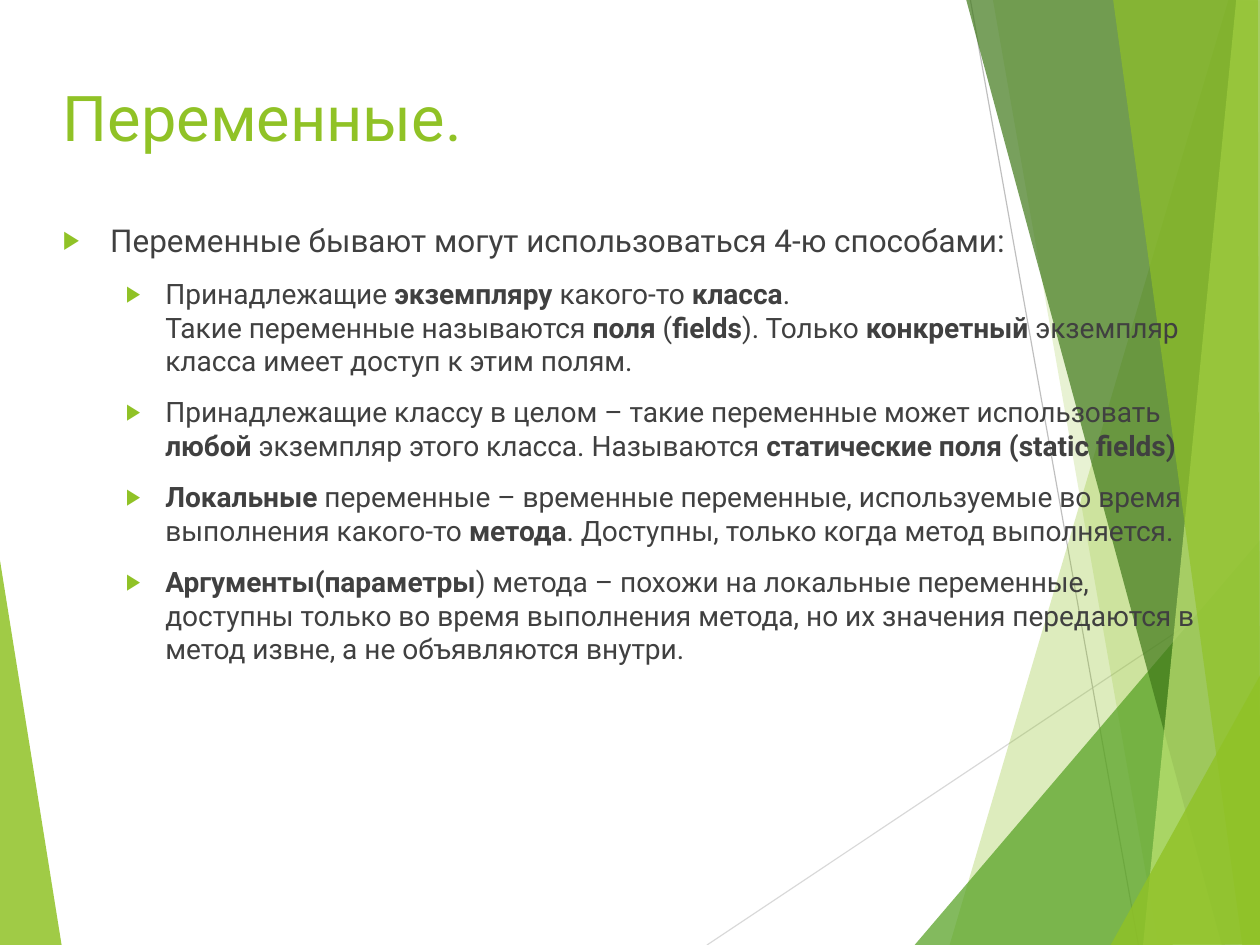
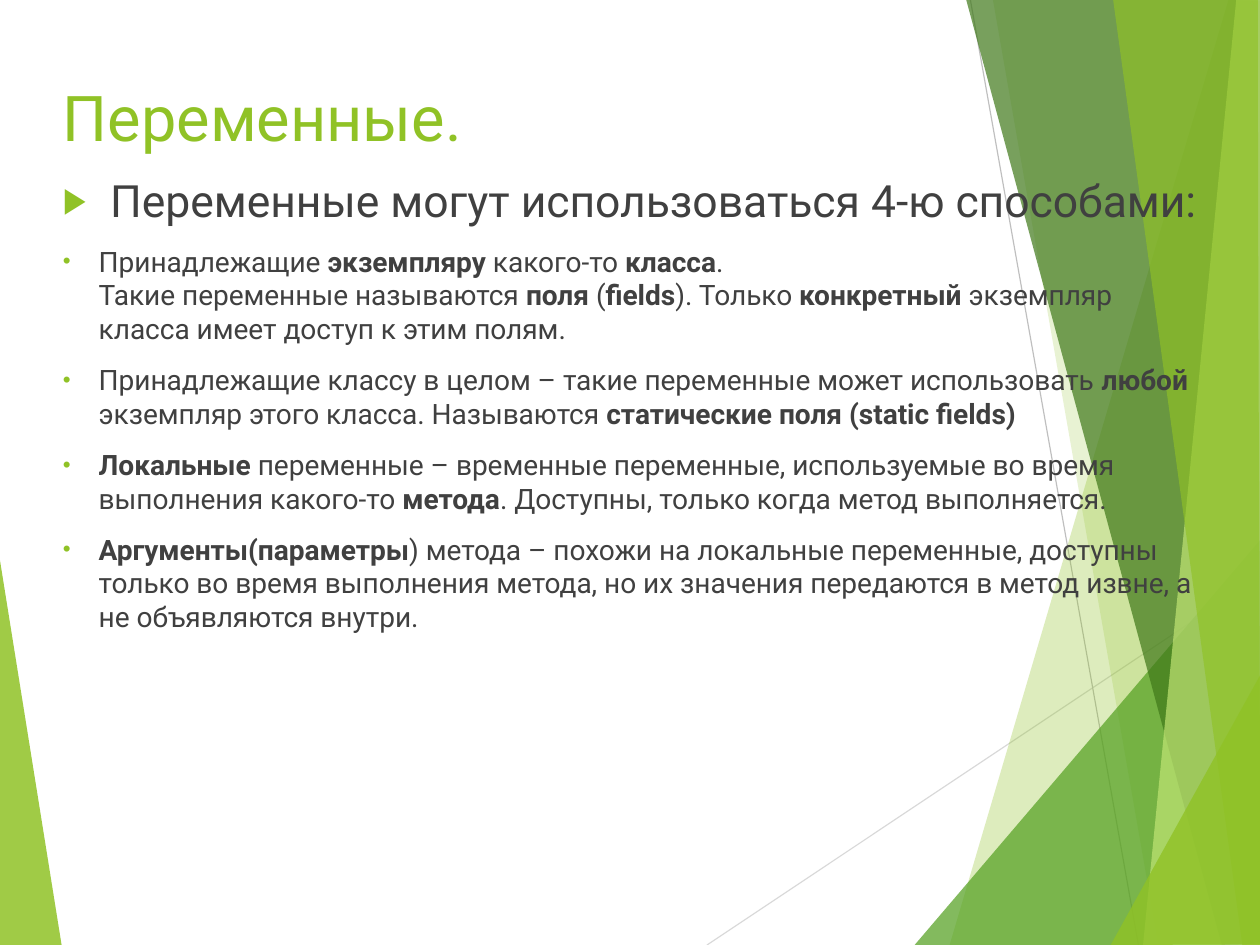
Before and after one commit to npu4/niit_se_2020, a slide deck: slide 19 of _LECTIONS/1/1.pptx. Drawn at 1260x945 pixels with LibreOffice and Linux fonts; fonts in the diff are those of the drawing. Boxes give left, top, right and bottom in pixels: in the first picture for what was removed or moved away, otherwise in the second. Text is boxed around its words. In the diff, an @@ line names an element or a change of style, - is before the commit and + after.

```diff
--- a/_LECTIONS/1/1.pptx
+++ b/_LECTIONS/1/1.pptx
@@ text "Переменные могут использоваться 4-ю способами:": place and size @@
-text "Переменные могут использоваться 4-ю способами:" at [110,228,1194,665]
+text "Переменные могут использоваться 4-ю способами:" at [99,176,1197,633]
@@ text at [110,176,1197,229]: text changed; size 19.8 to 28 pt @@
-▶ Переменные бывают могут использоваться 4-ю способами:
+▶ Переменные могут использоваться 4-ю способами:
@@ text at [99,252,1191,633]: bullet ▶ to • @@
```
Also in this commit, not shown: 16 other files.
